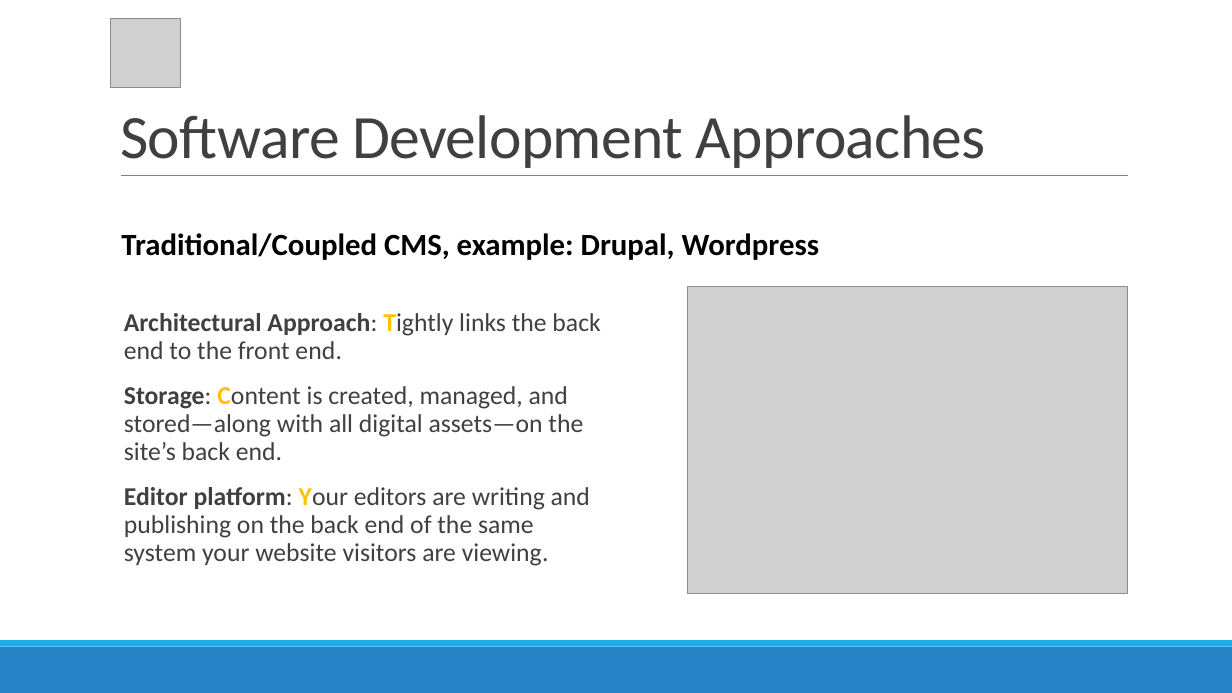
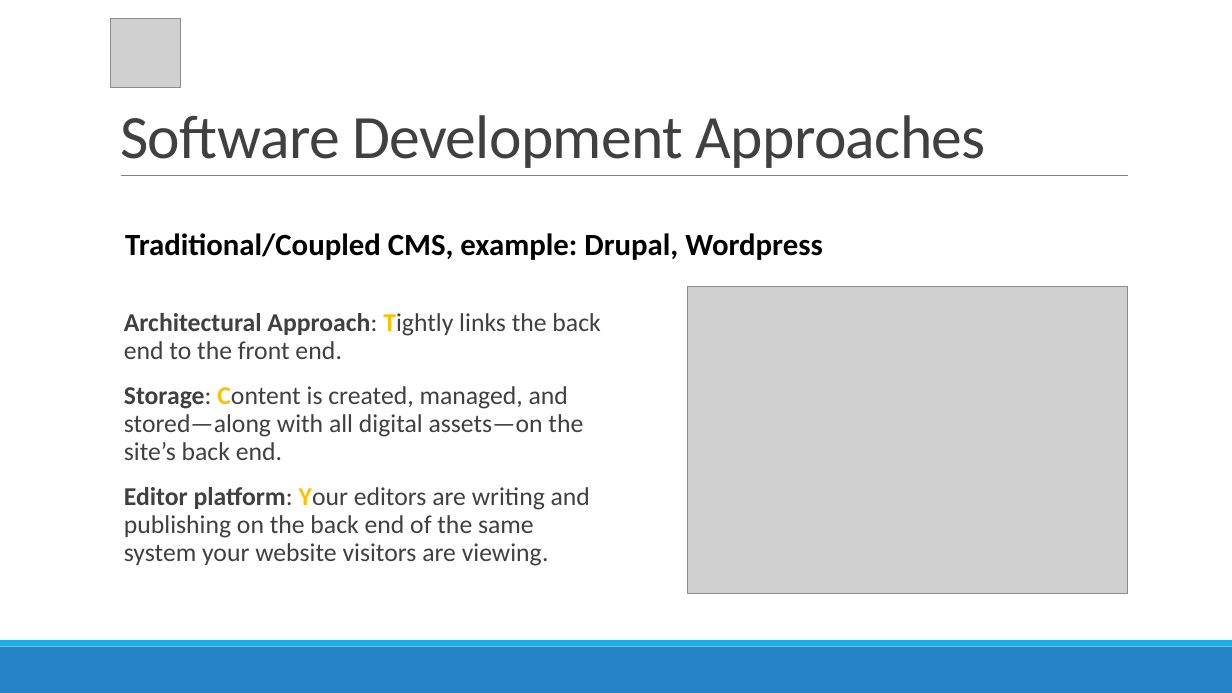
Before and after one commit to r4yadav/contentful-altudo, a slide deck: slide 3 of Contentful-queries.pptx. Drawn at 1232x693 pixels with LibreOffice and Linux fonts; fonts in the diff are those of the drawing; grey boxes stand for pictures. Boxes give left, top, right and bottom in pixels: in the first picture for what was removed or moved away, otherwise in the second. Text is boxed around its words. In the diff, an @@ line names an element or a change of style, - is before the commit and + after.

```diff
--- a/Contentful-queries.pptx
+++ b/Contentful-queries.pptx
@@ text "Traditional/Coupled CMS, example: Drupal, Wordpress": place and size @@
-text "Traditional/Coupled CMS, example: Drupal, Wordpress" at (121, 233, 820, 260)
+text "Traditional/Coupled CMS, example: Drupal, Wordpress" at (125, 233, 823, 260)
```
Also in this commit, not shown: 3 other slides changed, 10 slides added, 5 other files.
